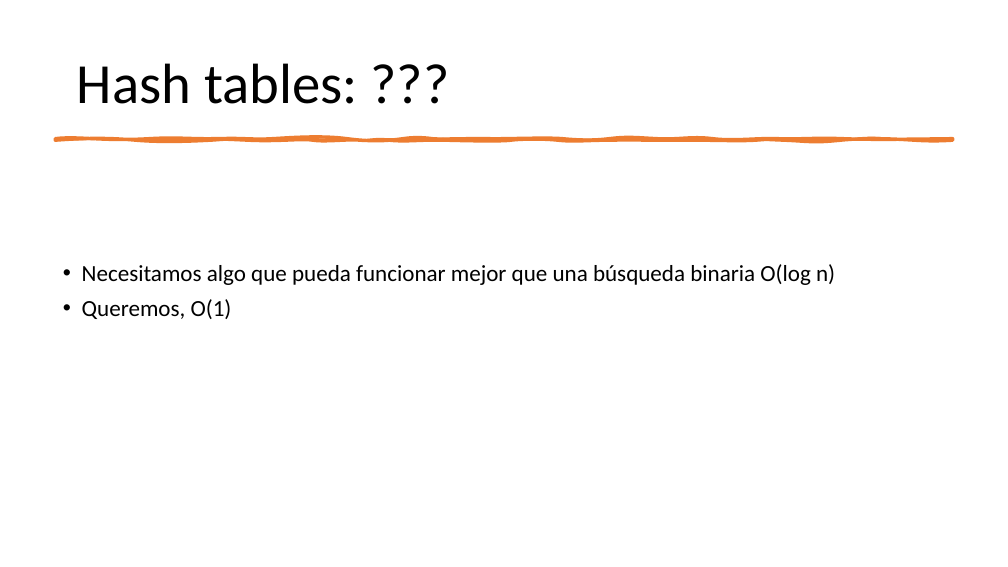
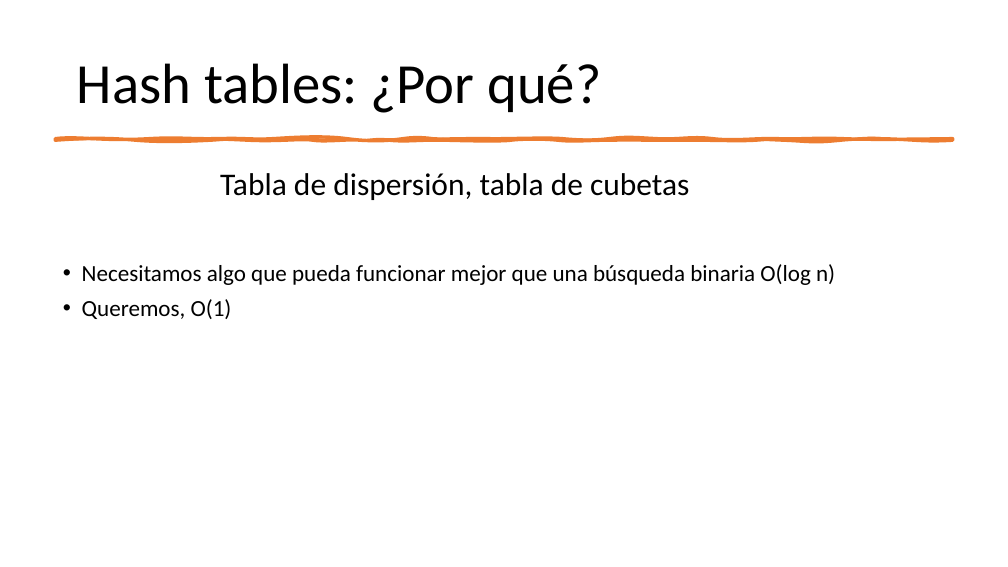
Before and after one commit to ppa-docencia-u/usm-ejemplos-estdatos, a slide deck: slide 109 of presentacion/Estructuras de datos-1.pptx (slide 84 before the commit). Drawn at 1008x567 pixels with LibreOffice and Linux fonts; fonts in the diff are those of the drawing. Boxes give left, top, right and bottom in pixels: in the first picture for what was removed or moved away, otherwise in the second. Text is boxed around its words. In the diff, an @@ line names an element or a change of style, - is before the commit and + after.

```diff
--- a/presentacion/Estructuras de datos-1.pptx
+++ b/presentacion/Estructuras de datos-1.pptx
@@ title at (77,63,601,113): text changed @@
-Hash tables: ???
+Hash tables: ¿Por qué?
@@ text added at (220,173,689,200), 30 pt, text #000000 @@
+Tabla de dispersión, tabla de cubetas
```
Also in this commit, not shown: 1 other slide changed, 35 slides added.
